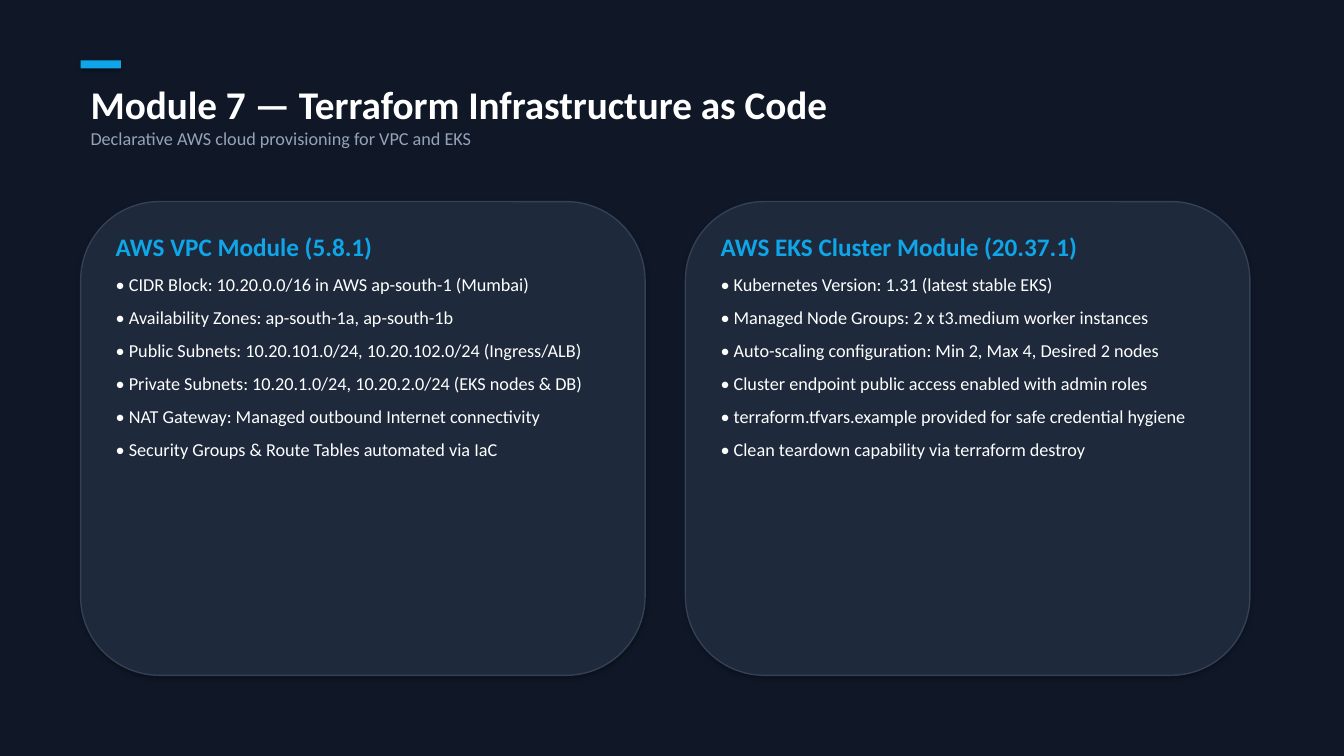
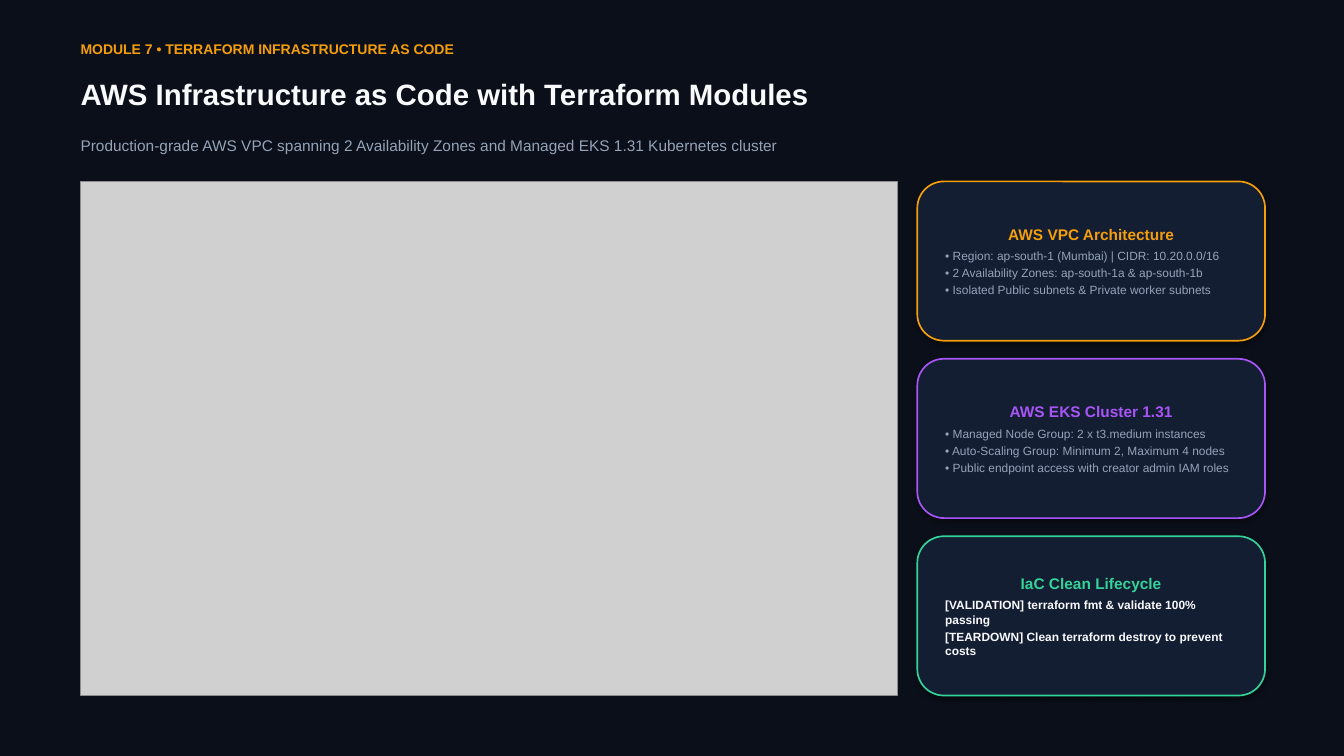
Before and after one commit to Oj2AS7/devops_project, a slide deck: slide 7 of demo/TaskBoard_DevOps_Presentation.pptx. Drawn at 1344x756 pixels with LibreOffice and Linux fonts; fonts in the diff are those of the drawing; grey boxes stand for pictures. Boxes give left, top, right and bottom in pixels: in the first picture for what was removed or moved away, otherwise in the second. Text is boxed around its words. In the diff, an @@ line names an element or a change of style, - is before the commit and + after.

```diff
--- a/demo/TaskBoard_DevOps_Presentation.pptx
+++ b/demo/TaskBoard_DevOps_Presentation.pptx
@@ rectangle at [0, 0, 1344, 756]: fill #101828 to #0B0F19; outline #101828 0.75 pt to none @@
@@ text added at [81, 44, 454, 54], 10 pt, text #F59E0B, bold @@
+MODULE 7 • TERRAFORM INFRASTRUCTURE AS CODE
@@ text at [81, 83, 808, 106]: text changed; size 13 to 21 pt; font Calibri to Arial; text colour #94A3B8 to #F8FAFC; bold on @@
-Module 7 — Terraform Infrastructure as Code
-Declarative AWS cloud provisioning for VPC and EKS
+AWS Infrastructure as Code with Terraform Modules
@@ rectangle removed at [81, 60, 121, 69] @@
@@ text added at [81, 140, 776, 154], 11 pt, text #94A3B8 @@
+Production-grade AWS VPC spanning 2 Availability Zones and Managed EKS 1.31 Kubernetes cluster
@@ rounded rectangle removed at [81, 202, 645, 676] @@
@@ picture added at [81, 181, 897, 696] @@
@@ rounded rectangle removed at [686, 202, 1250, 676] @@
@@ rounded rectangle added at [918, 181, 1265, 341], fill #141E33, outline #F59E0B 1.2 pt, 8.5 pt, text #94A3B8 @@
+AWS VPC Architecture
+• Region: ap-south-1 (Mumbai) | CIDR: 10.20.0.0/16
+• 2 Availability Zones: ap-south-1a & ap-south-1b
+• Isolated Public subnets & Private worker subnets
@@ text removed at [116, 237, 582, 459] @@
-AWS VPC Module (5.8.1)
-• CIDR Block: 10.20.0.0/16 in AWS ap-south-1 (Mumbai)
-• Availability Zones: ap-south-1a, ap-south-1b
-• Public Subnets: 10.20.101.0/24, 10.20.102.0/24 (Ingress/ALB)
-• Private Subnets: 10.20.1.0/24, 10.20.2.0/24 (EKS nodes & DB)
-• NAT Gateway: Managed outbound Internet connectivity
-• Security Groups & Route Tables automated via IaC
@@ rounded rectangle "AWS EKS Cluster 1.31": place and size @@
-rounded rectangle "AWS EKS Cluster 1.31" at [721, 237, 1186, 459]
+rounded rectangle "AWS EKS Cluster 1.31" at [918, 359, 1265, 518]
@@ rounded rectangle "AWS EKS Cluster 1.31" at [918, 359, 1265, 518]: vertical alignment top to middle; fill none to #141E33; outline none to #A855F7 1.2 pt; shadow on @@
@@ text in rounded rectangle at [952, 406, 1229, 475]: text changed; size 13 to 8.5 pt; font Calibri to Arial; text colour #FFFFFF to #94A3B8 @@
-AWS EKS Cluster Module (20.37.1)
-• Kubernetes Version: 1.31 (latest stable EKS)
-• Managed Node Groups: 2 x t3.medium worker instances
-• Auto-scaling configuration: Min 2, Max 4, Desired 2 nodes
-• Cluster endpoint public access enabled with admin roles
-• terraform.tfvars.example provided for safe credential hygiene
-• Clean teardown capability via terraform destroy
+AWS EKS Cluster 1.31
+• Managed Node Group: 2 x t3.medium instances
+• Auto-Scaling Group: Minimum 2, Maximum 4 nodes
+• Public endpoint access with creator admin IAM roles
@@ rounded rectangle added at [918, 536, 1265, 696], fill #141E33, outline #34D399 1.2 pt, 8.5 pt, text #F8FAFC, bold @@
+IaC Clean Lifecycle
+[VALIDATION] terraform fmt & validate 100% passing
+[TEARDOWN] Clean terraform destroy to prevent costs
```
Also in this commit, not shown: 5 other slides changed, 4 slides added, 4 slides removed, 22 other files.
